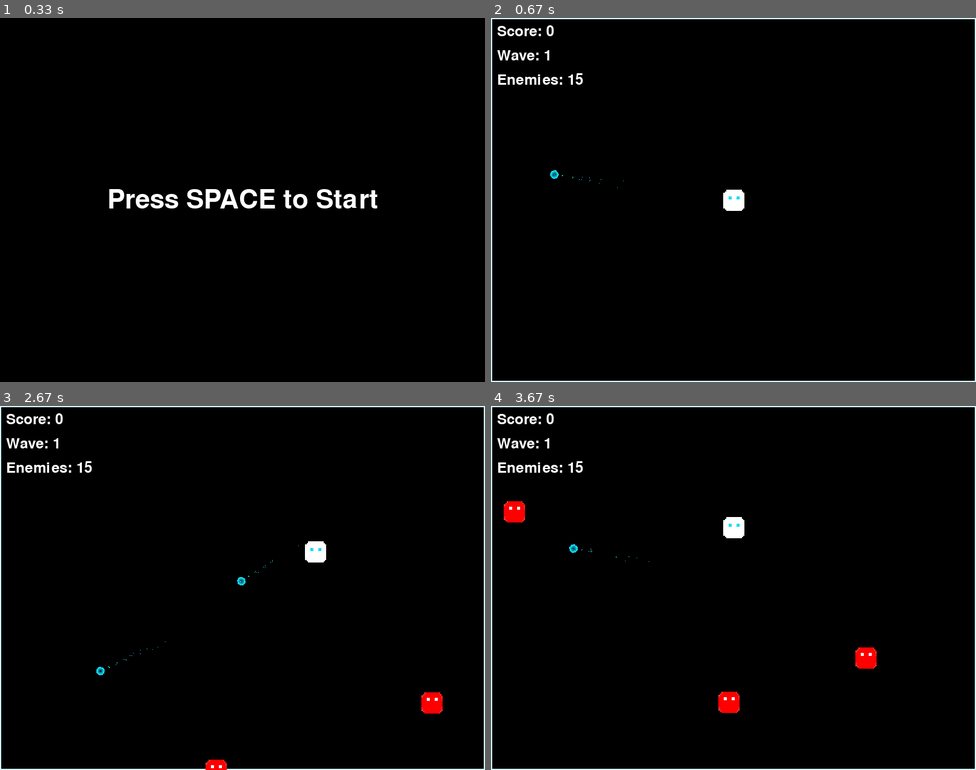
Above: before the commit, frames 1-4 (two rows, left to right).
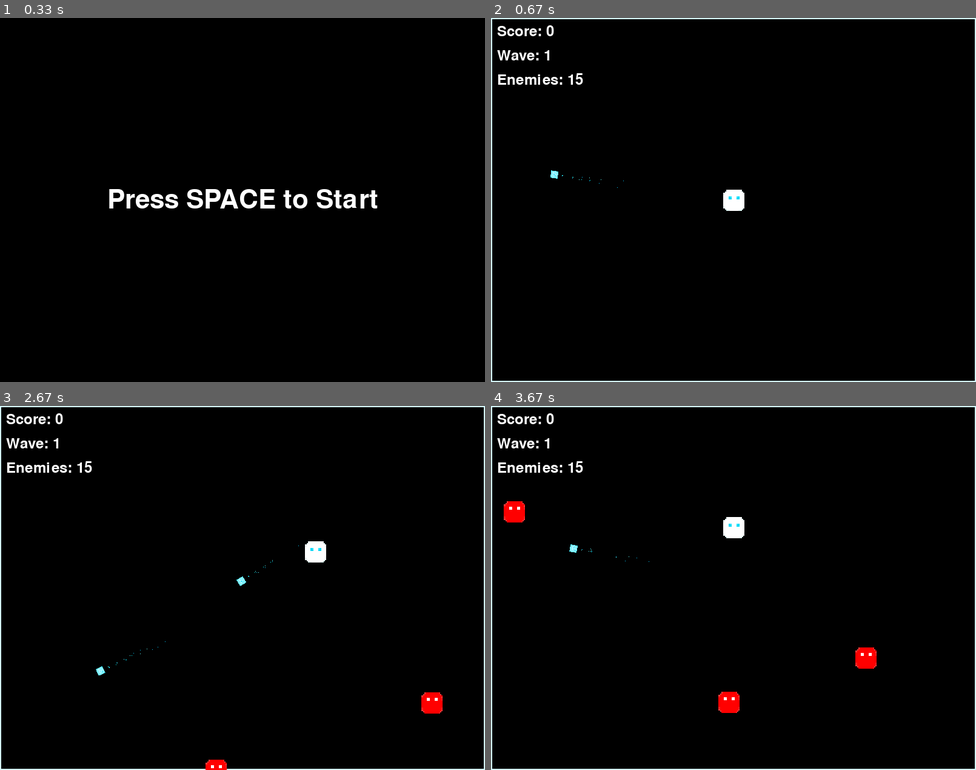
Above: after the commit, the same moments.

Repository: mjsamaha/pygame-final-five-shooter
Game: pygame game, started from src/main.py
Two runs of this game, one before a commit and one after it. Both use one fixed random seed, a clock stepped at 60 frames per second and the inputs below.
Inputs (mouse positions are in pixels of both pictures, inside the frame that each line leads up to):
- Up to frame 1 (0.33 s): no input
- Up to frame 2 (0.67 s): tap Space at 0.33 s
- Up to frame 3 (2.67 s): hold D 0.67-1.13 s; move the mouse to (242, 609) at 0.7 s; tap Space at 0.73, 1.03, 1.23, 1.57, 1.87, 2.07, 2.37, 2.63 s; hold W 1.17-1.47 s; move the mouse to (291, 668) at 1.2 s; hold D 1.5-1.97 s; move the mouse to (92, 533) at 1.53 s; hold A 2-2.53 s; move the mouse to (92, 675) at 2.03 s; hold S from 2.57 s (still down); move the mouse to (421, 715) at 2.6 s
- Up to frame 4 (3.67 s): release S at 2.87 s; hold A 2.9-3.3 s; move the mouse to (791, 620) at 2.93 s; tap Space at 2.97, 3.27, 3.4 s; hold W from 3.33 s (still down); move the mouse to (607, 453) at 3.37 s

Frame 1 is identical in both runs. In frame 2, less than 0.1% of the frame differs, in the area x 12-14%, y 41-45%; in frame 3, less than 0.1%, in the area x 19-51%, y 46-74%; in frame 4, less than 0.1%.

Commit message:
modified laser px art

Diff:
--- a/src/game.py
+++ b/src/game.py
@@ -51,7 +51,7 @@
         self.laser_sound.set_volume(0.2)
         self.explosion_sound = AssetLoader.load_sound('laser_explosion.wav')
         self.explosion_sound.set_volume(0.5)
-        AssetLoader.load_music('neon_hyperdrive.mp3')
+        AssetLoader.load_music('DSSongRager.mp3')
         AssetLoader.play_music(volume=1.0)
 
         self.upgrade_manager = UpgradeManager()
@@ -93,7 +93,7 @@
                         self.state = GameState.PLAYING
                         # Stop menu music and start game music
                         AssetLoader.stop_music()
-                        AssetLoader.load_music('neon_hyperdrive.mp3')
+                        AssetLoader.load_music('DSSongRager.mp3')
                         AssetLoader.play_music(volume=1.0)
                 if event.type == pygame.MOUSEBUTTONDOWN:
                     if event.button == 1:
Binary file changed: assets/images/laser.png
Not shown, changed: assets/audio/Agent Six.mp3
Not shown, changed: assets/audio/neon_hyperdrive.mp3
Not shown, changed: assets/images/laser.aseprite
